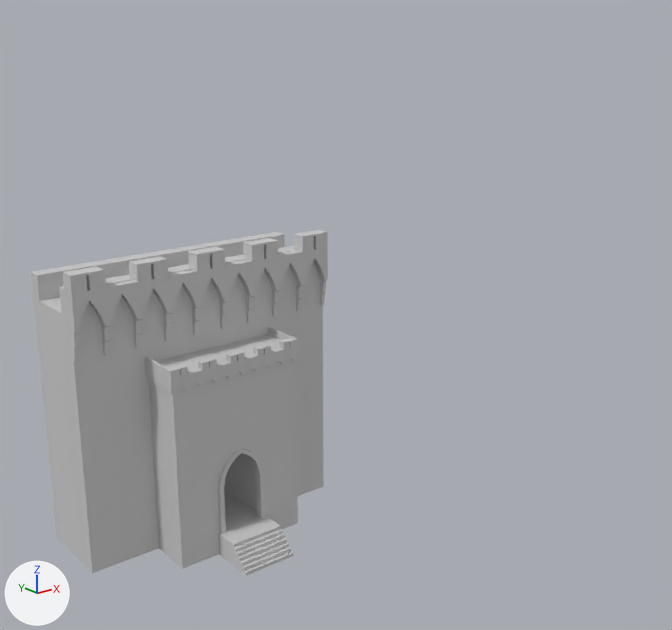
An edit to the FBX model Assets/ModularPieces/CastleWallDoor/CastleWallDoor.FBX, drawn before and after from the same camera.
Camera for both pictures: a camera (50 mm lens) standing at (-15.4, -26.7, 17.4) and looking at (3.9, -2.6, 7.7). The lights are fixed; the arrows at lower left show +X, +Y and +Z.

In view in the first picture: 'castleDoor'.
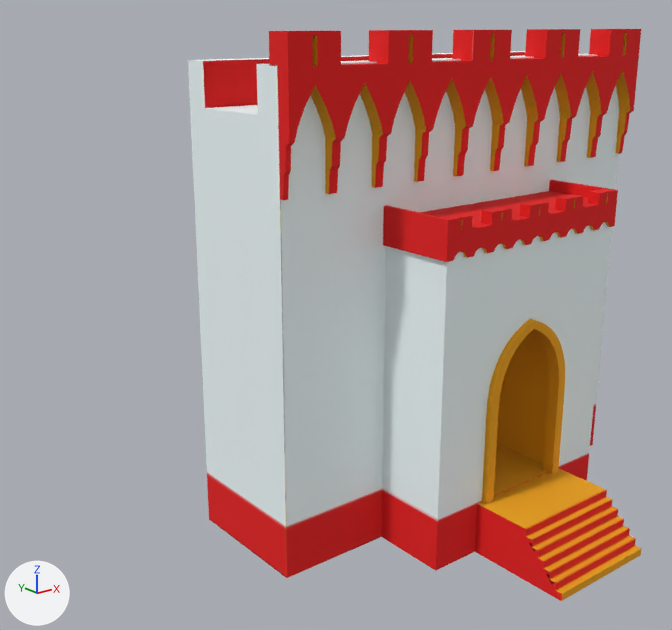
Location of each change, (x1, y1, x2, y2) in pixels of the pictures (672 x 630 px; the box of a moved part takes in the faces that stretch with it):
'castleDoor', reshaped, moved, turned, rescaled
    before: (31, 230, 328, 576)
    after: (188, 29, 642, 601)
part 1 of me_mesh, moved or reshaped
    before: (63, 230, 328, 362)
    after: (269, 29, 641, 200)
part 2 of me_mesh, moved or reshaped
    before: (144, 327, 299, 394)
    after: (383, 180, 618, 262)
part 3 of me_mesh, moved or reshaped
    before: (218, 515, 293, 576)
    after: (475, 468, 642, 601)
part 4 of me_mesh, moved or reshaped
    before: (218, 448, 265, 533)
    after: (482, 319, 565, 504)
part 5 of me_mesh, added
    after: (188, 51, 619, 578)
part 6 of me_mesh, deleted
    before: (31, 232, 324, 573)

The change, as a diff of the scene's bpy script:
```diff
--- a/Assets/ModularPieces/CastleWallDoor/CastleWallDoor.FBX.py
+++ b/Assets/ModularPieces/CastleWallDoor/CastleWallDoor.FBX.py
@@ img_castlewalldoordiff_tga @@
+img_castlewalldoordiff_tga = load_image('CastleWallDoorDIFF.tga', 'CastleWallDoorDIFF.tga', 512, 512, 'sRGB')
@@ mat_castlewalldoor @@
+mat_castlewalldoor = principled_material('castleWallDoor')
+mat_castlewalldoor.texture = img_castlewalldoordiff_tga
+mat_castlewalldoor.roughness = 0.896
@@ me_mesh @@
 # used by ob_castledoor; location = (0.0, -0.76, 0.0); scale = (0.01, 0.01, 0.01)
-me_mesh.from_pydata(...)  # 1015 vertices, 1812 faces; spans x -485.0..485.0, y -316.0..469.0, z 0.0..1024.0
-me_mesh.materials.append(mat_01___default)  # light grey #cacaca
+me_mesh.from_pydata(...)  # 1003 vertices, 1788 faces; spans x 0.0..640.0, y 0.0..676.0, z -129.0..446.0
+# me_mesh part 1: the loose piece of 429 vertices spanning x -485.0..485.0, y -15.0..38.0, z 747.0..1024.0 is turned -90 degrees about the x axis through its middle and scaled by 0.66, then moved by (320.0, 573.0, -691.0), in mat_castlewalldoor (picture img_castlewalldoordiff_tga)
+# me_mesh part 2: the loose piece of 237 vertices spanning x -247.0..247.0, y -155.0..16.0, z 632.0..708.0 is turned -90 degrees about the x axis through its middle and scaled by 0.66, then moved by (320.0, 512.0, -422.0), in mat_castlewalldoor (picture img_castlewalldoordiff_tga)
+# me_mesh part 3: the loose piece of 32 vertices spanning x -96.0..97.0, y -316.0..-148.0, z 0.0..83.0 is turned -90 degrees about the x axis through its middle and scaled by 0.871, then moved by (320.0, 268.0, 331.0), in mat_castlewalldoor (picture img_castlewalldoordiff_tga)
+# me_mesh part 4: the loose piece of 100 vertices spanning x -89.0..89.0, y -161.0..-135.0, z 79.0..370.0 is multiplied about its middle by the matrix ((0.838, 0.0, 0.0), (0.0, 0.0, 0.838), (0.0, -0.66, 0.0)), then moved by (320.0, 341.0, 75.0), in mat_castlewalldoor (picture img_castlewalldoordiff_tga)
+# me_mesh part 5: a new loose piece of 72 vertices spanning x 0.0..640.0, y 0.0..641.0, z 0.0..300.0, in mat_castlewalldoor (picture img_castlewalldoordiff_tga)
+# me_mesh part 6
+# 85 vertices are removed from x -485.0..485.0, y -149.0..305.0, z 0.0..970.0
+# 160 faces are deleted
+# 1 vertex is added at (245.0, 166.0, 0.0)
+me_mesh.materials.append(mat_castlewalldoor)  # picture img_castlewalldoordiff_tga
@@ ob_castledoor @@
 ob_castledoor = bpy.data.objects.new('castleDoor', me_mesh)
-ob_castledoor.location = (0.0, -0.76, 0.0)
-ob_castledoor.scale = (0.01, 0.01, 0.01)
+ob_castledoor.location = (0.0, 0.0, 0.0)
+ob_castledoor.rotation_euler = (1.571, 0.0, 0.0)  # degrees (90, 0, 0)
+ob_castledoor.scale = (0.0254, 0.0254, 0.0254)
```
